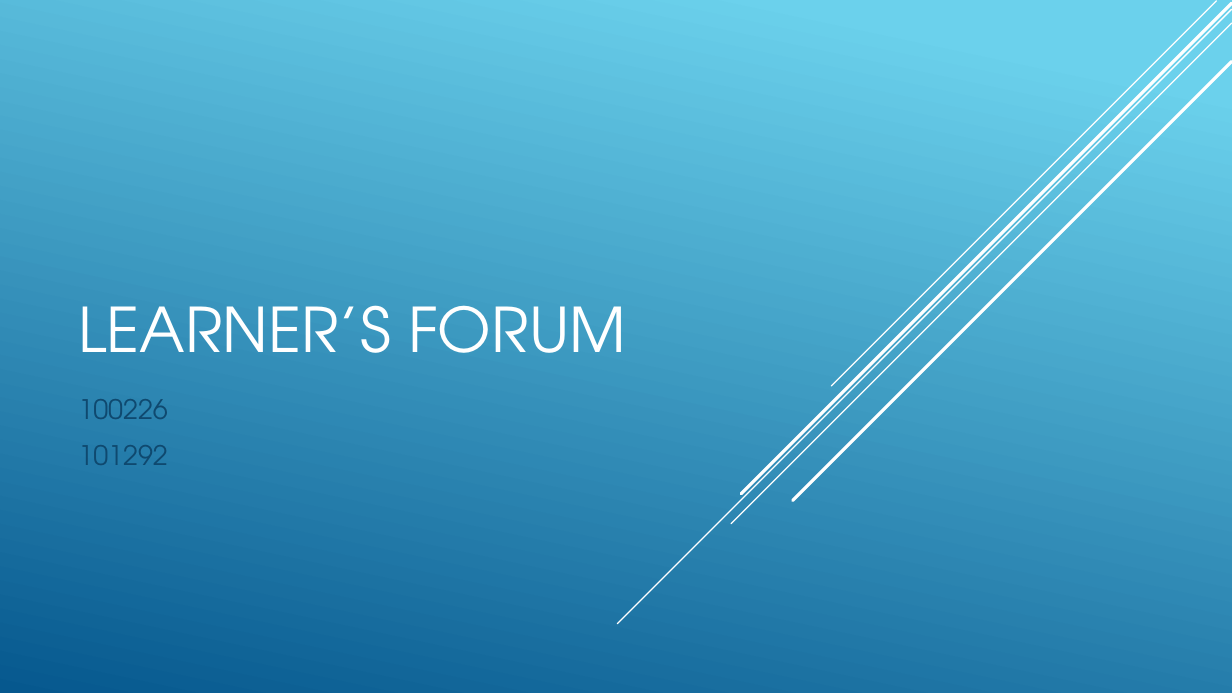
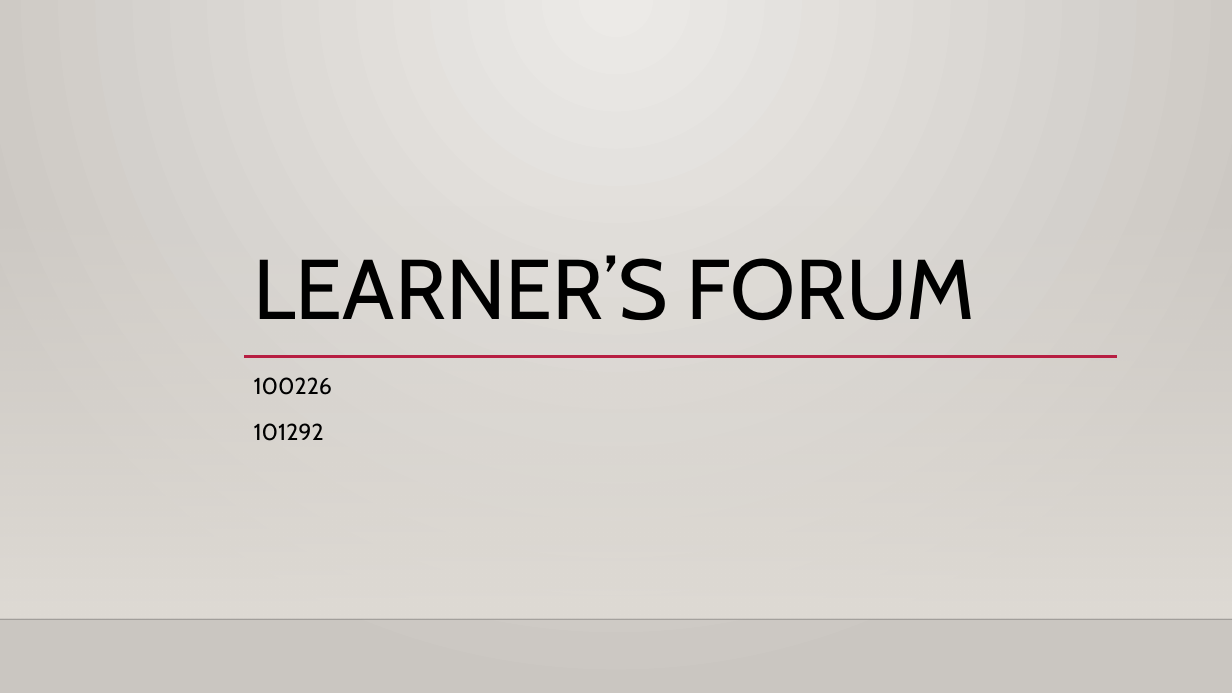
Before and after one commit to AmaniUsagi/Learners-Forum, a slide deck: slide 1 of Learner’s forum.pptx. Drawn at 1232x693 pixels with LibreOffice and Linux fonts; fonts in the diff are those of the drawing; background and template pictures are left out. Boxes give left, top, right and bottom in pixels: in the first picture for what was removed or moved away, otherwise in the second. Text is boxed around its words. In the diff, an @@ line names an element or a change of style, - is before the commit and + after.

Commit message:
edit

```diff
--- a/Learner’s forum.pptx
+++ b/Learner’s forum.pptx
@@ background gradient #6ED2EB to #06588E to gradient #ECEAE7 to #CAC7C1 @@
@@ line removed from (1232, 9) to (617, 624) @@
@@ line removed from (1232, 23) to (731, 524) @@
@@ line removed from (1232, 4) to (741, 494) @@
@@ line removed from (1216, 1) to (832, 386) @@
@@ title "LEARNER’S FORUM": place and size @@
-title "LEARNER’S FORUM" at (78, 305, 626, 353)
+title "LEARNER’S FORUM" at (254, 255, 976, 320)
@@ title "LEARNER’S FORUM" at (254, 255, 976, 320): size 48 to 66 pt, font TeX Gyre Adventor to Cabin, text colour #FFFFFF to #000000; line spacing 1 to 0.9 @@
@@ line removed from (1232, 62) to (793, 501) @@
@@ rectangle added at (0, 204, 1232, 619), fill gradient #DFDBD5 @@
@@ subtitle "100226": place and size @@
-subtitle "100226" at (78, 399, 168, 465)
+subtitle "100226" at (254, 377, 332, 441)
@@ subtitle "100226" at (254, 377, 332, 441): size 21 to 18 pt, font TeX Gyre Adventor to Cabin, text colour #0F496F to #000000; line spacing 1 to 1.2 @@
@@ line added from (244, 357) to (1117, 357), #B71E42 2.5 pt @@
@@ line added from (0, 619) to (1232, 619), #000001 1 pt @@
```
Also in this commit, not shown: 5 other slides changed.
